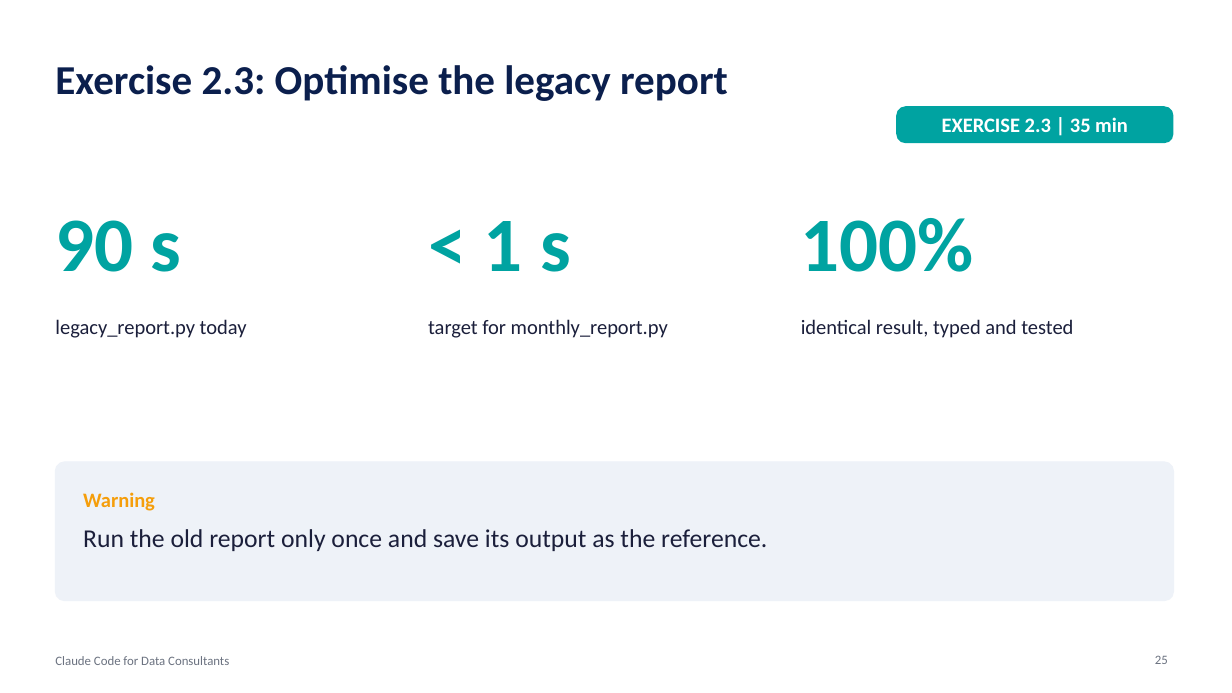
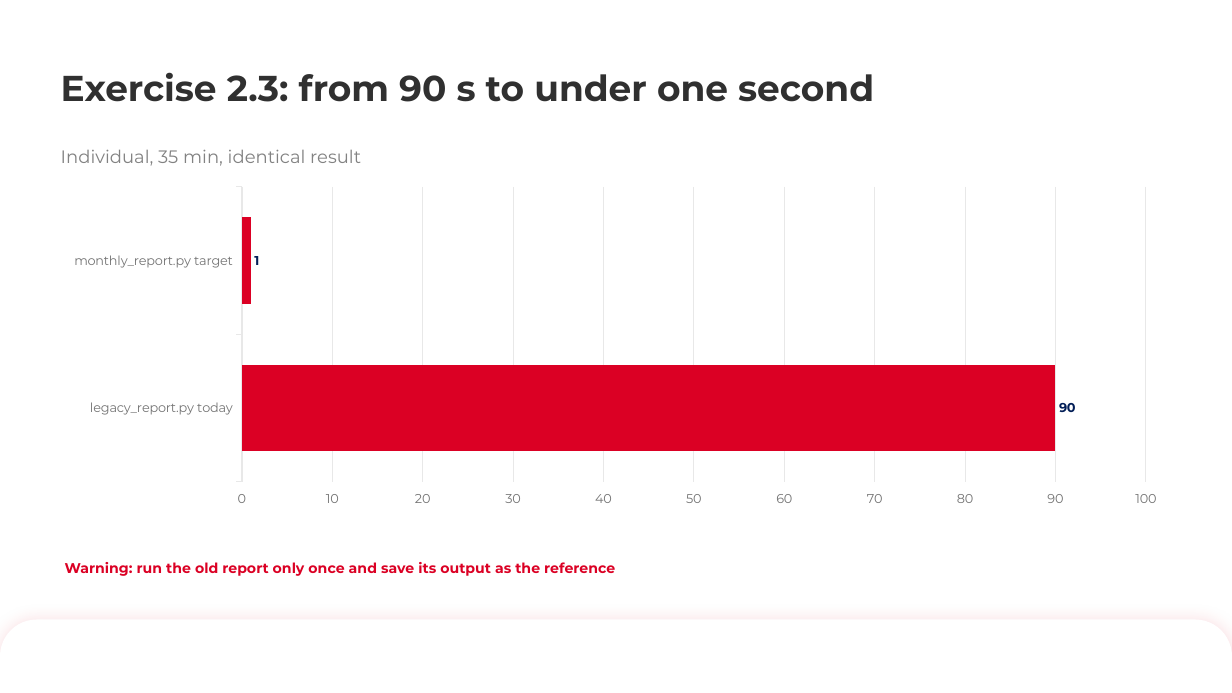
Before and after one commit to keyrus-formation/keyrus-claude-code-training, a slide deck: slide 25 of slides/2-code-exploration-data-development.pptx. Drawn at 1232x693 pixels with LibreOffice and Linux fonts; fonts in the diff are those of the drawing; background and template pictures are left out. Boxes give left, top, right and bottom in pixels: in the first picture for what was removed or moved away, otherwise in the second. Text is boxed around its words. In the diff, an @@ line names an element or a change of style, - is before the commit and + after.

```diff
--- a/slides/2-code-exploration-data-development.pptx
+++ b/slides/2-code-exploration-data-development.pptx
@@ text removed at [55,65,728,101] @@
-Exercise 2.3: Optimise the legacy report
@@ title added at [61,72,874,102], 28 pt, text #303030, bold @@
+Exercise 2.3: from 90 s to under one second
@@ subtitle "Individual, 35 min, identical result": place and size @@
-subtitle "Individual, 35 min, identical result" at [897,106,1174,143]
+subtitle "Individual, 35 min, identical result" at [61,149,361,166]
@@ subtitle "Individual, 35 min, identical result" at [61,149,361,166]: vertical alignment middle to bottom; fill #00A3A1 to none @@
@@ subtitle at [61,149,361,166]: text changed; size 16 to 14 pt; font Calibri to Montserrat; text colour #FFFFFF to #828282; bold off @@
-EXERCISE 2.3 | 35 min
+Individual, 35 min, identical result
@@ bar chart added at [52,180,1179,513] @@
+categories: legacy_report.py today, monthly_report.py target
+Series 1: 90, 1
@@ text removed at [55,220,182,272] @@
-90 s
@@ text removed at [484,221,571,272] @@
-< 1 s
@@ text removed at [801,218,974,272] @@
-100%
@@ text removed at [55,319,247,338] @@
-legacy_report.py today
@@ text removed at [428,319,668,338] @@
-target for monthly_report.py
@@ text removed at [801,319,1073,338] @@
-identical result, typed and tested
@@ rounded rectangle removed at [55,462,1174,601] @@
@@ text removed at [83,492,155,511] @@
-Warning
@@ text at [65,562,615,576]: text changed; size 20 to 11 pt; font Calibri to Montserrat; text colour #1B1F3B to #DB0024; bold on @@
-Run the old report only once and save its output as the reference.
+Warning: run the old report only once and save its output as the reference
@@ text "Warning: run the old report ..." at [65,562,615,576]: vertical alignment top to middle @@
@@ round same rect added at [0,619,1232,693], fill #FFFFFF @@
@@ text removed at [55,656,229,665] @@
-Claude Code for Data Consultants
@@ page number removed at [1155,656,1168,664] @@
-25
```
Also in this commit, not shown: 26 other slides changed, 3 slides added, 2 slides removed, 7 other files.
